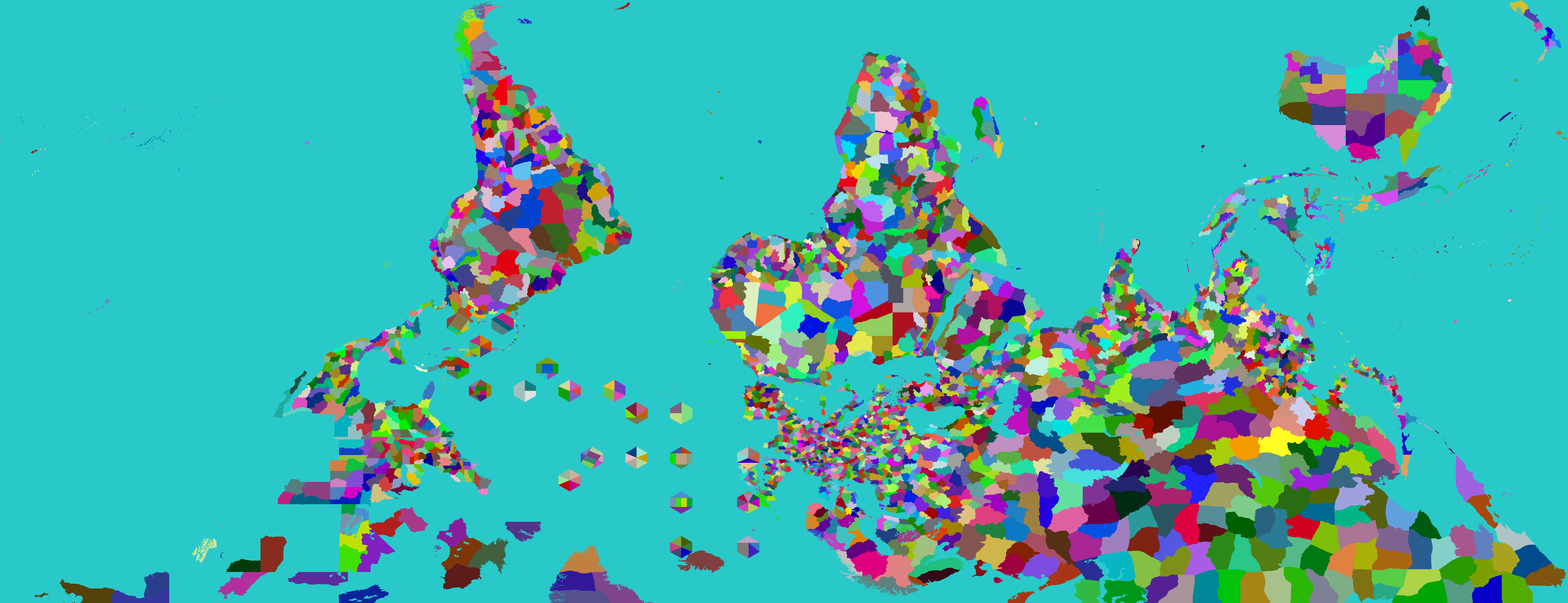
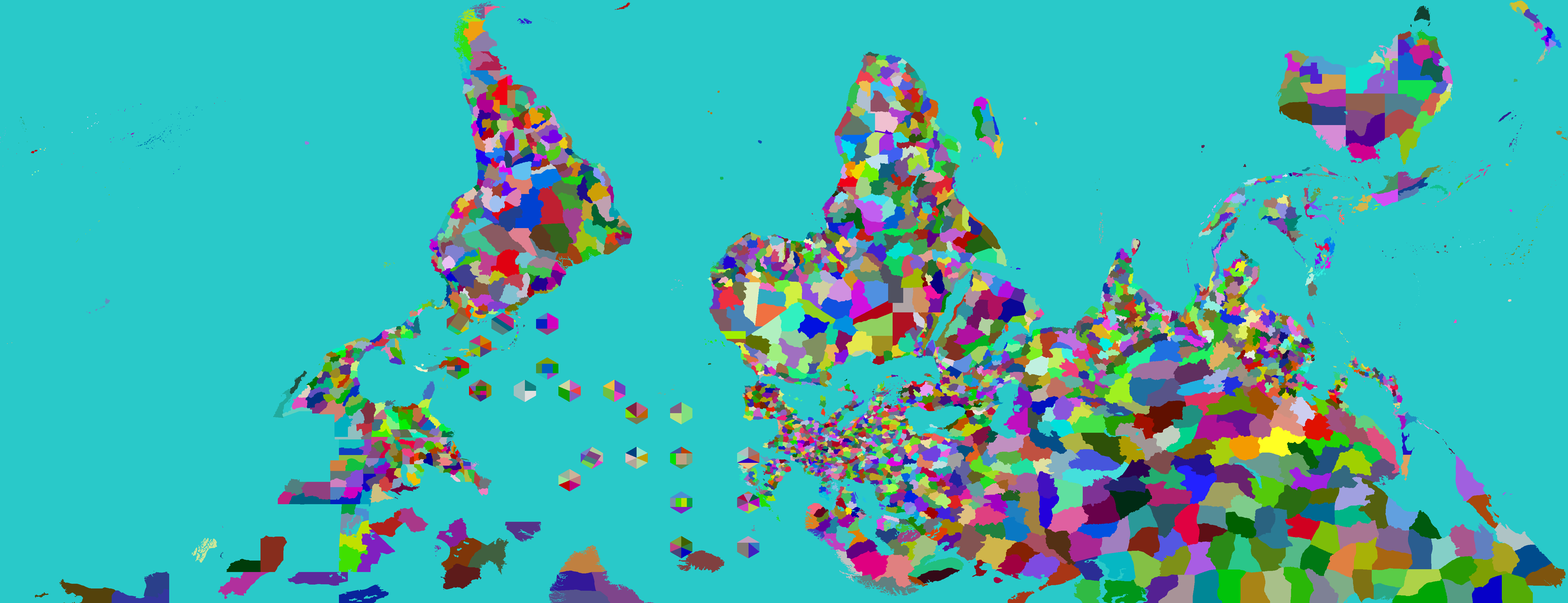
Comparing the layer stacks of the two w=1568, h=603 images. Changes:
painted on "Provinces" over [left=536, top=312, right=559, bottom=336]
